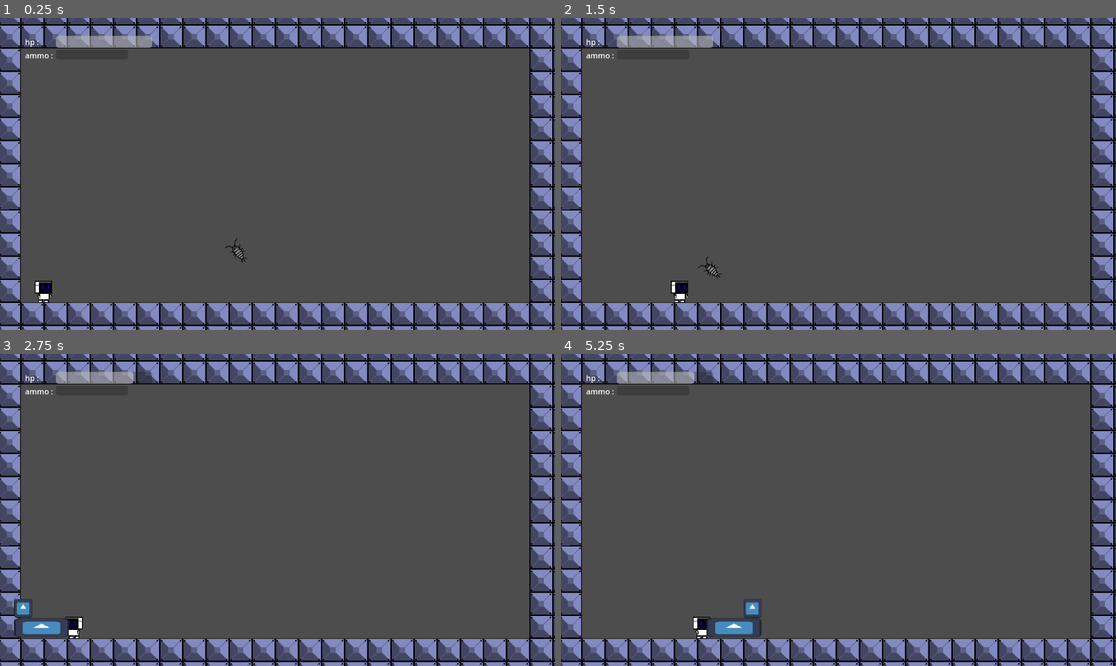
Above: before the commit, frames 1-4 (two rows, left to right).
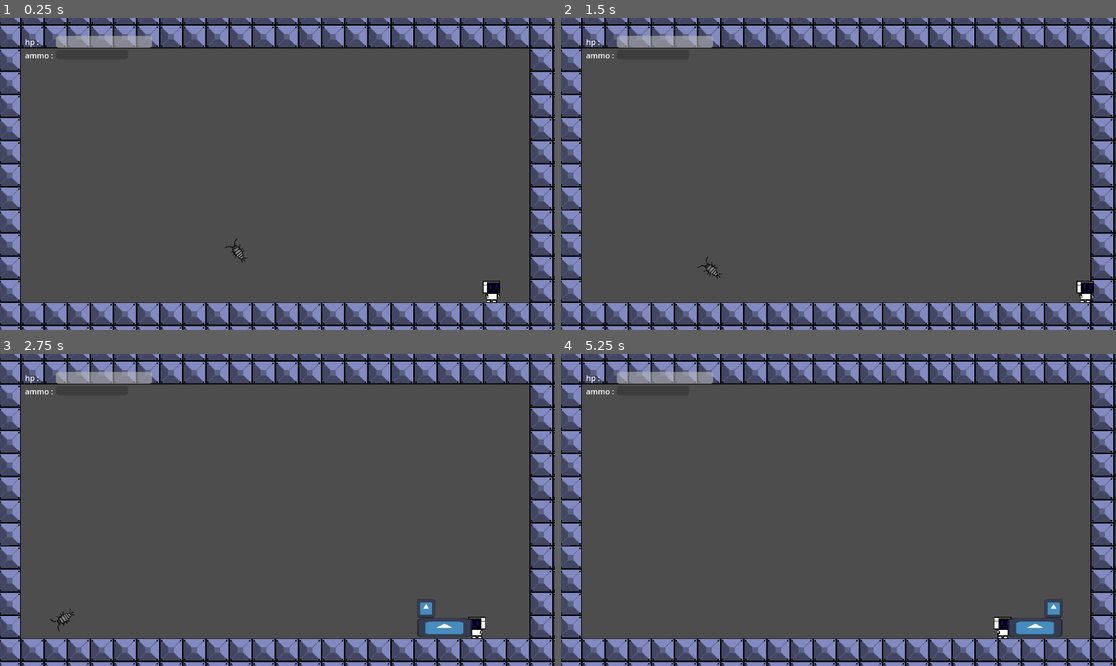
Above: after the commit, the same moments.

Repository: DanielKuhnDeAraujo/Robozin
Game: Godot game, scene res://scenes/bossarena.tscn
The game is run twice, just before and just after one commit, with the same random seed, the same clock (stepped at 60 frames per second) and the same inputs. This scene is started directly instead of the project's main scene. The engine's default icon, where the game draws it, is replaced by a stand-in: a white triangle on a blue panel in a dark square.
Inputs:
- Up to frame 1 (0.25 s): no input
- Up to frame 2 (1.5 s): tap Enter (pausa) at 0.5 s; hold Z (aspirar) 0.53-1.28 s; hold D (andar_direita) from 0.53 s (still down); tap Space (pulo) at 0.77 s; tap X (atirar) at 1.35 s
- Up to frame 3 (2.75 s): tap Space (pulo) at 1.52 s; release D (andar_direita) at 2.03 s; hold Left (andar_esquerda) from 2.03 s (still down); hold Z (aspirar) from 2.03 s (still down)
- Up to frame 4 (5.25 s): release Left (andar_esquerda) at 2.78 s; release Z (aspirar) at 2.78 s; hold D (andar_direita) 2.78-4.28 s; tap X (atirar) at 2.85, 4.35 s; tap Space (pulo) at 3.02, 3.77, 4.52 s; hold Z (aspirar) 3.53-4.28 s; hold Left (andar_esquerda) 4.28-5.03 s; hold D (andar_direita) from 5.03 s (still down); hold Z (aspirar) from 5.03 s (still down)

The runs differ from the first frame. In frame 1, 0.4% of the frame differs, in the area x 6-91%, y 84-92%; in frame 2, 0.4%; in frame 3, 1.5%, in the area x 2-88%, y 5-92%; in frame 4, 1.4%.

Commit message:
só o asset infelizmente :(

Diff:
--- a/scenes/bossarena.tscn
+++ b/scenes/bossarena.tscn
@@ -31,7 +31,7 @@
 
 [node name="Player" parent="." instance=ExtResource("3_x5dpo")]
 unique_name_in_owner = true
-position = Vector2(-295, 166)
+position = Vector2(325, 165)
 
 [node name="CharacterBody2D" parent="." instance=ExtResource("4_3jhfb")]
 position = Vector2(4, 164)
--- a/scripts/tiro.gd
+++ b/scripts/tiro.gd
@@ -16,6 +16,8 @@
 func _ready() -> void:
 	velocity.y-=subir
 	SPEED =-100
+	if player.global_position.x > global_position.x :
+		pass
 
 func _physics_process(delta: float) -> void:
 	if timer_bateu < 0.5 :
Binary file added: assets/traçona.png
Not shown, added: assets/traçona.png.import
